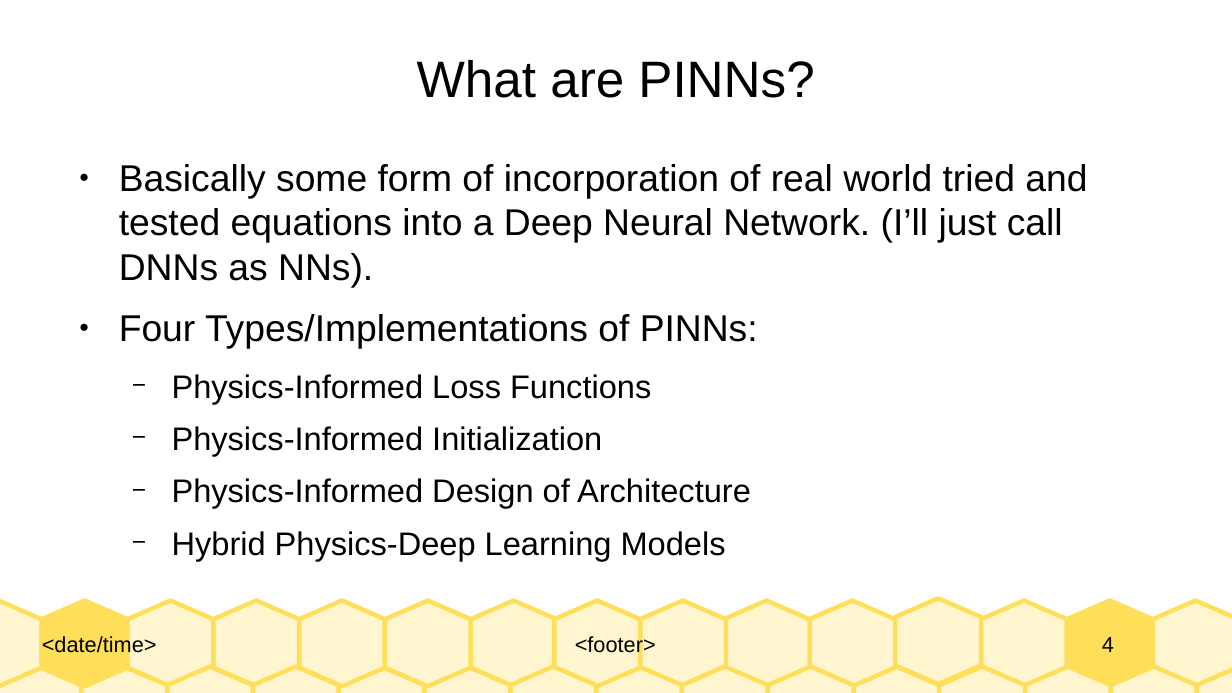
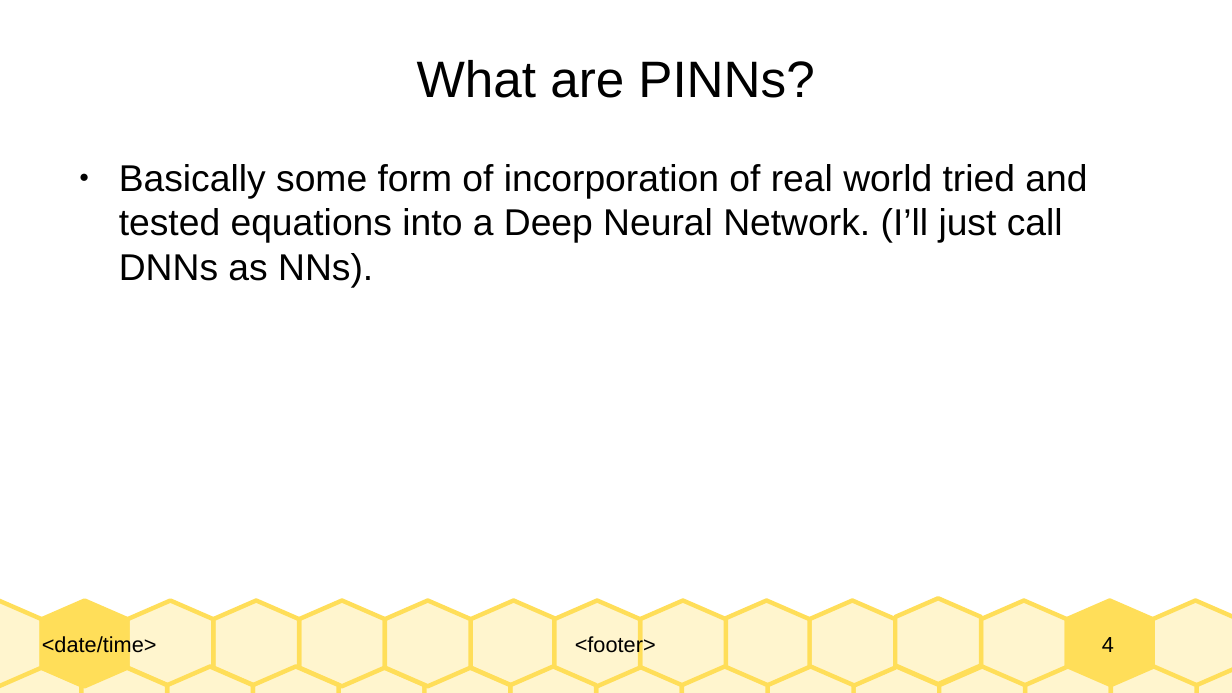
Before and after one commit to Realife-Brahmin/OriginalDocsHub, a slide deck: slide 4 of research_showcase/physicsInformedNeuralNetworks_aryan_ritwajeet_jha.odp. Drawn at 1232x693 pixels with LibreOffice and Linux fonts; fonts in the diff are those of the drawing. Boxes give left, top, right and bottom in pixels: in the first picture for what was removed or moved away, otherwise in the second. Text is boxed around its words. In the diff, an @@ line names an element or a change of style, - is before the commit and + after.

```diff
--- a/research_showcase/physicsInformedNeuralNetworks_aryan_ritwajeet_jha.odp
+++ b/research_showcase/physicsInformedNeuralNetworks_aryan_ritwajeet_jha.odp
@@ text at (x1=119, y1=314, x2=758, y2=561): paragraphs removed @@
-● Four Types/Implementations of PINNs:
-  − Physics-Informed Loss Functions
-  − Physics-Informed Initialization
-  − Physics-Informed Design of Architecture
-  − Hybrid Physics-Deep Learning Models
```
Also in this commit, not shown: 2 other slides changed, 2 slides added, 1 other file.
